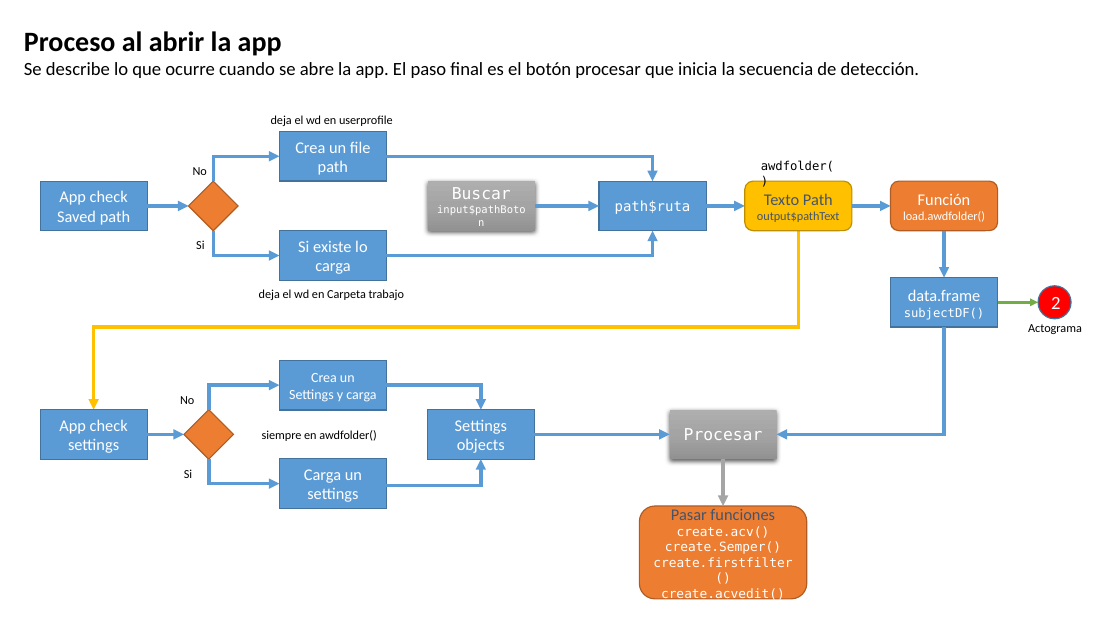
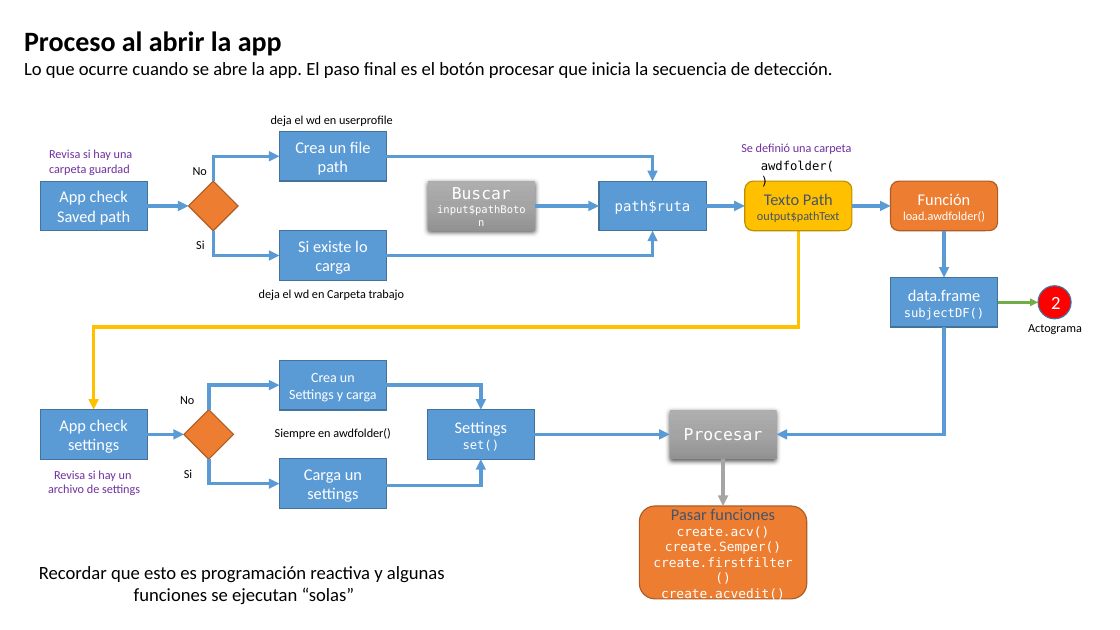
Before and after one commit to olitroski/Actigrafia, a slide deck: slide 1 of flujo edicion.pptx (slide 3 before the commit). Drawn at 1120x630 pixels with LibreOffice and Linux fonts; fonts in the diff are those of the drawing. Boxes give left, top, right and bottom in pixels: in the first picture for what was removed or moved away, otherwise in the second. Text is boxed around its words. In the diff, an @@ line names an element or a change of style, - is before the commit and + after.

```diff
--- a/flujo edicion.pptx
+++ b/flujo edicion.pptx
@@ text at (24,62,833,78): text changed @@
-Se describe lo que ocurre cuando se abre la app. El paso final es el botón procesar que inicia la secuencia de detección.
+Lo que ocurre cuando se abre la app. El paso final es el botón procesar que inicia la secuencia de detección.
@@ text added at (49,149,133,175), 10.5 pt, text #7030A0 @@
+Revisa si hay una
+carpeta guardad
@@ text added at (741,143,851,154), 10.5 pt, text #7030A0 @@
+Se definió una carpeta
@@ text at (275,428,390,439): text changed @@
-siempre en awdfolder()
+Siempre en awdfolder()
@@ text in rectangle at (463,440,500,451): text changed; size 14 to 10.5 pt; font Calibri to DejaVu Sans Mono @@
-objects
+set()
@@ text added at (48,470,140,495), 10.5 pt, text #7030A0 @@
+Revisa si hay un
+archivo de settings
@@ text added at (39,566,445,604), 16 pt, text #000000 @@
+Recordar que esto es programación reactiva y algunas
+funciones se ejecutan “solas”
```
Also in this commit, not shown: 3 other slides changed, 3 slides removed, 18 other files.
